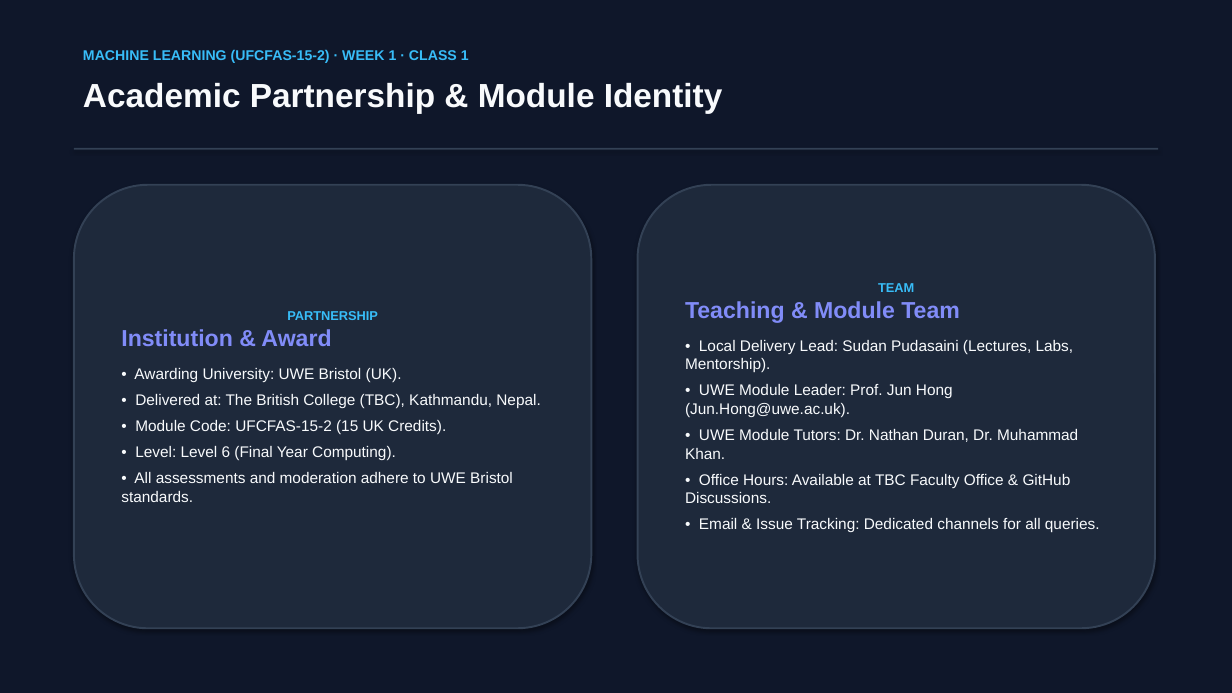
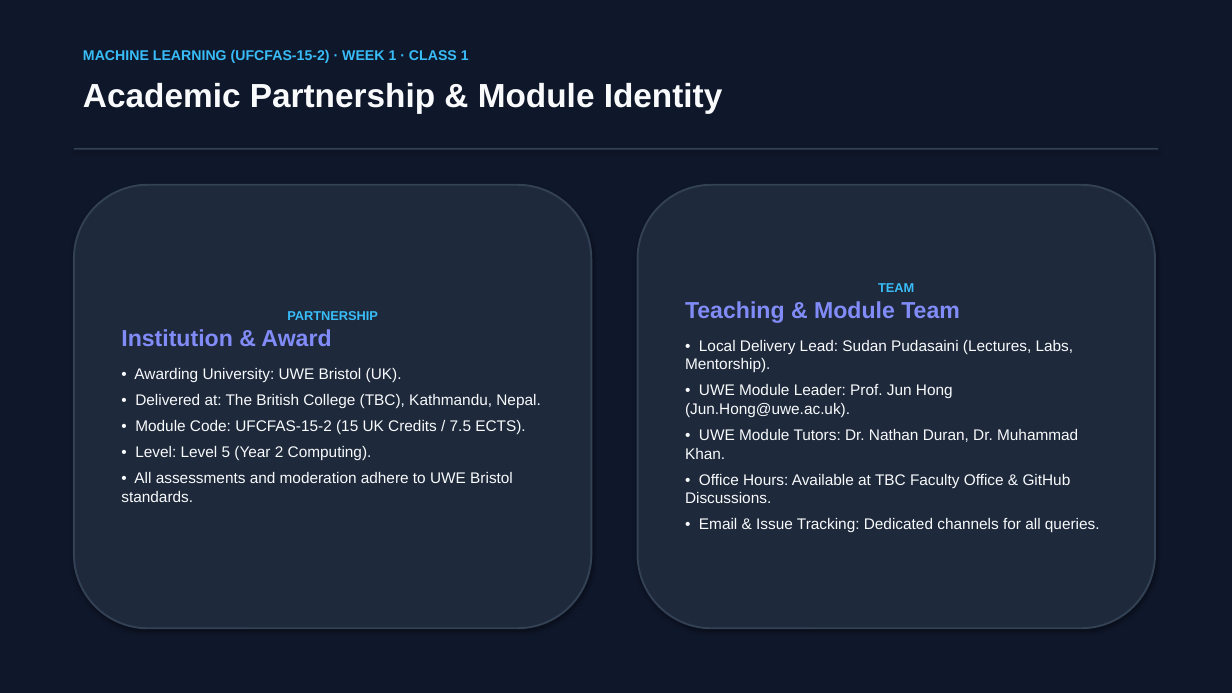
Before and after one commit to Sudan23/ml, a slide deck: slide 3 of neo_ML/slides/week1/Week_1_Class_1_Course_Introduction_and_Overview.pptx. Drawn at 1232x693 pixels with LibreOffice and Linux fonts; fonts in the diff are those of the drawing. Boxes give left, top, right and bottom in pixels: in the first picture for what was removed or moved away, otherwise in the second. Text is boxed around its words. In the diff, an @@ line names an element or a change of style, - is before the commit and + after.

Commit message:
fix(spec): align with approved UWE module spec (Level 5, 100% individual project, software + 6-page report)

```diff
--- a/neo_ML/slides/week1/Week_1_Class_1_Course_Introduction_and_Overview.pptx
+++ b/neo_ML/slides/week1/Week_1_Class_1_Course_Introduction_and_Overview.pptx
@@ text in rounded rectangle at bbox=[135, 420, 525, 461]: text changed @@
-• Module Code: UFCFAS-15-2 (15 UK Credits).
-• Level: Level 6 (Final Year Computing).
+• Module Code: UFCFAS-15-2 (15 UK Credits / 7.5 ECTS).
+• Level: Level 5 (Year 2 Computing).
```
Also in this commit, not shown: 9 other slides changed, 6 other files.
